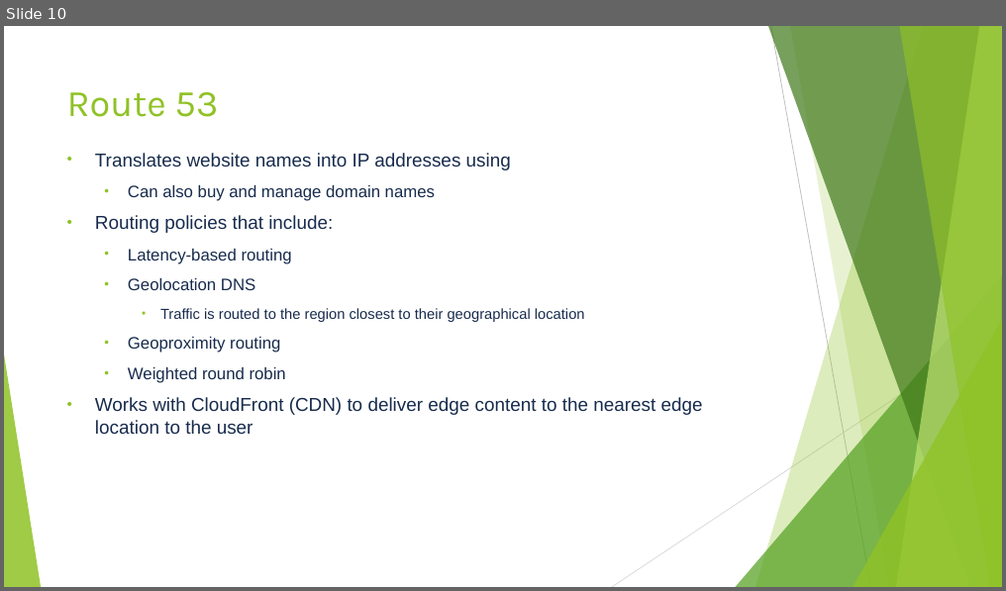
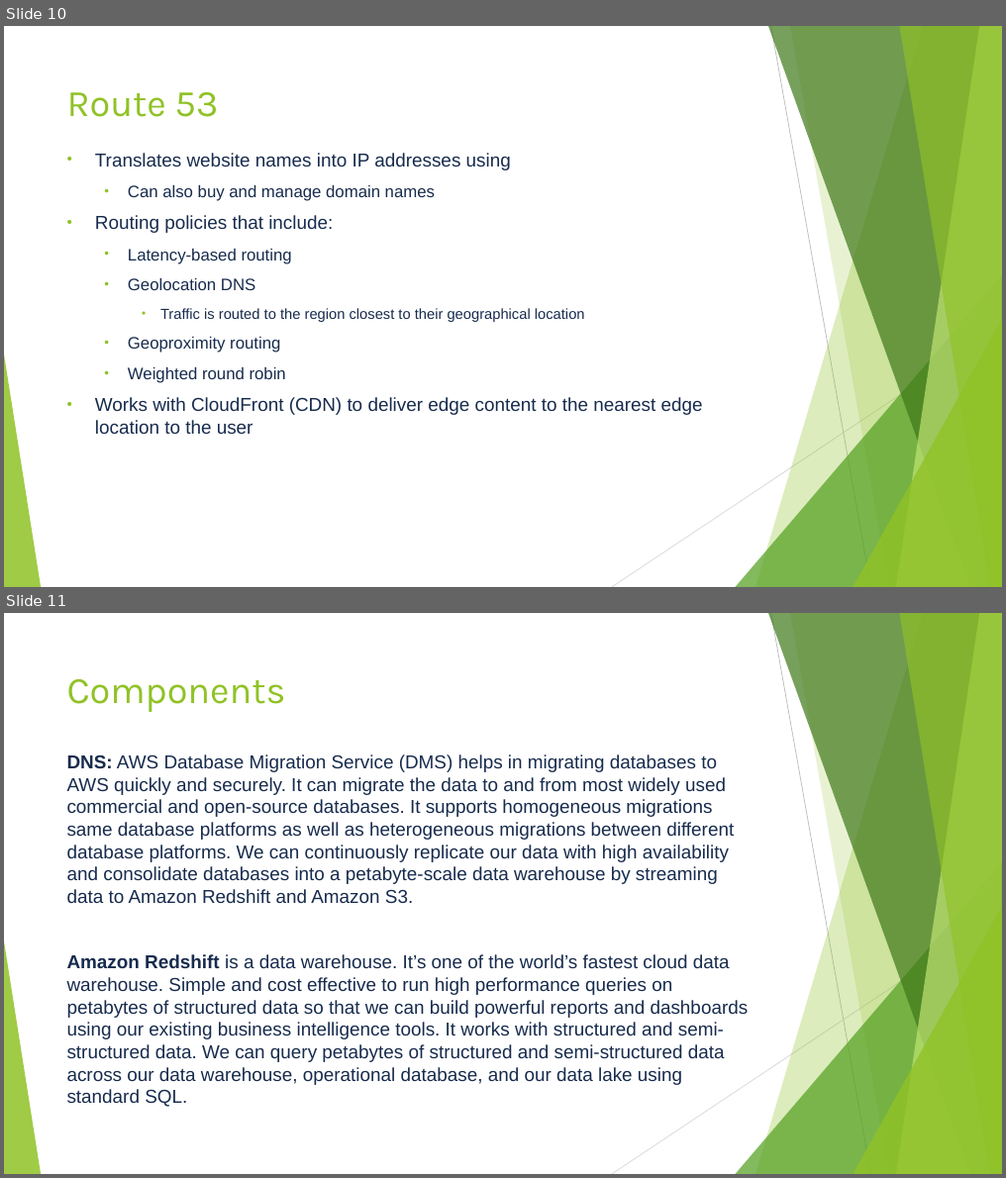
Before and after one commit to Valeriy77/highload, a slide deck: Architecture Requirements.pptx. Shown one above the other, each under a label of ours: slide 10 before the commit, slides 10 and 11 after it. The pictures are 1006x591 and 1006x1178 pixels, drawn with LibreOffice and Linux fonts; fonts in the diff are those of the drawing. Boxes give left, top, right and bottom in pixels: in the first picture for what was removed or moved away, otherwise in the second. Text is boxed around its words. In the diff, an @@ line names an element or a change of style, - is before the commit and + after.

```diff
--- a/Architecture Requirements.pptx
+++ b/Architecture Requirements.pptx
@@ slide 11 added at [4,613,1002,1174], background #FFFFFF; not listed: 10 template elements that a slide beside it also shows @@
@@ title added at [67,679,286,712], 36 pt, text #90C226 @@
+Components
@@ text added at [67,755,748,1107], 18 pt, text #172B4D @@
+DNS: AWS Database Migration Service (DMS) helps in migrating databases to AWS quickly and securely. It can migrate the data to and from most widely used commercial and open-source databases. It supports homogeneous migrations same database platforms as well as heterogeneous migrations between different database platforms. We can continuously replicate our data with high availability and consolidate databases into a petabyte-scale data warehouse by streaming data to Amazon Redshift and Amazon S3.
+Amazon Redshift is a data warehouse. It’s one of the world’s fastest cloud data warehouse. Simple and cost effective to run high performance queries on petabytes of structured data so that we can build powerful reports and dashboards using our existing business intelligence tools. It works with structured and semi-structured data. We can query petabytes of structured and semi-structured data across our data warehouse, operational database, and our data lake using standard SQL.
```
Also in this commit, not shown: 1 slide changed, 1 other slide added.
